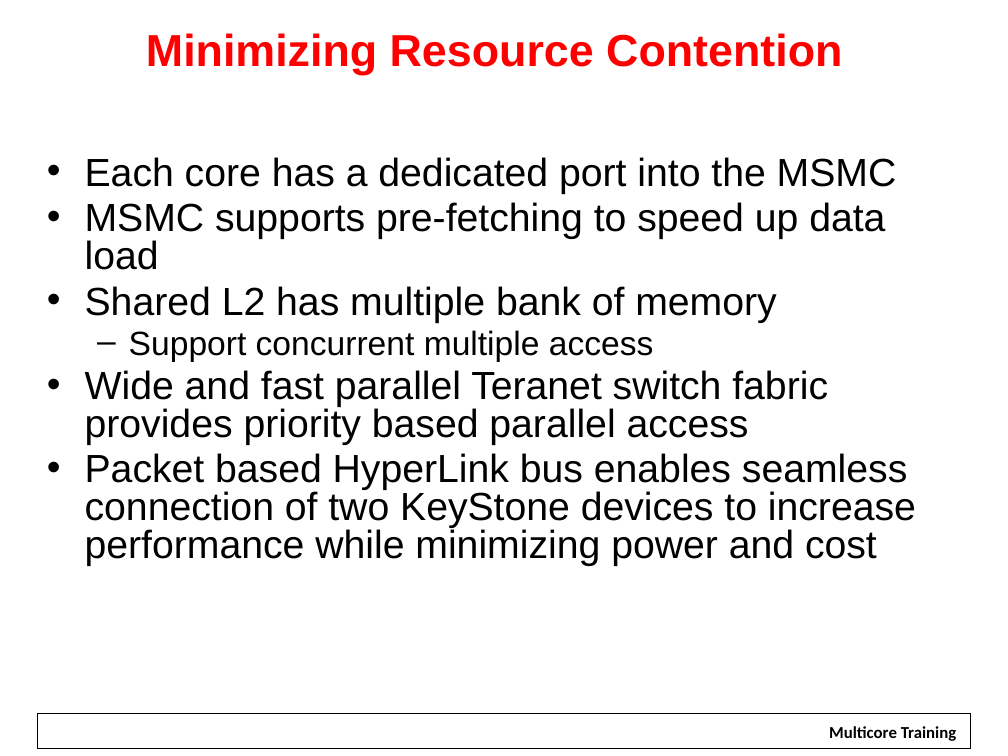
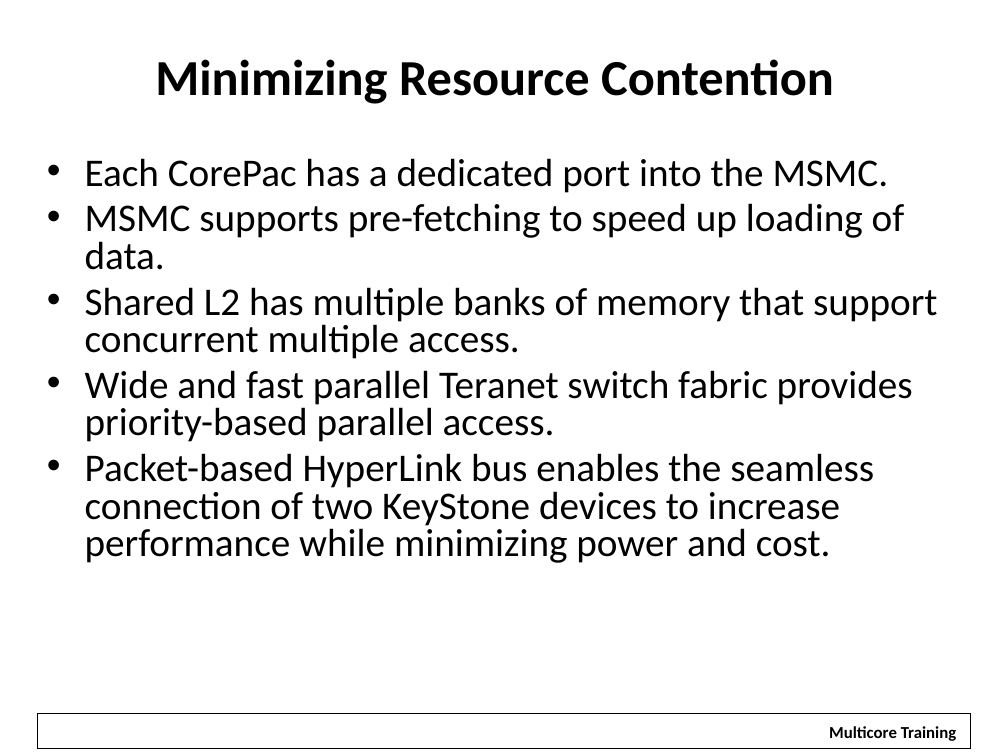
Before and after one commit to hari1989/keystone-workshop, a slide deck: slide 17 of slides/KeyStone Multicore Design.pptx. Drawn at 1008x756 pixels with LibreOffice and Linux fonts; fonts in the diff are those of the drawing; background and template pictures are left out. Boxes give left, top, right and bottom in pixels: in the first picture for what was removed or moved away, otherwise in the second. Text is boxed around its words. In the diff, an @@ line names an element or a change of style, - is before the commit and + after.

```diff
--- a/slides/KeyStone Multicore Design.pptx
+++ b/slides/KeyStone Multicore Design.pptx
@@ title "Minimizing Resource Contention" at [155, 59, 834, 104]: size 32 to 36 pt, font Arial to Calibri, text colour #FF0000 to #000000 @@
@@ text at [85, 158, 937, 563]: text changed; font Arial to Calibri @@
-• Each core has a dedicated port into the MSMC
-• MSMC supports pre-fetching to speed up data load
-• Shared L2 has multiple bank of memory
-  – Support concurrent multiple access
-• Wide and fast parallel Teranet switch fabric provides priority based parallel access
-• Packet based HyperLink bus enables seamless connection of two KeyStone devices to increase performance while minimizing power and cost
+• Each CorePac has a dedicated port into the MSMC.
+• MSMC supports pre-fetching to speed up loading of data.
+• Shared L2 has multiple banks of memory that support concurrent multiple access.
+• Wide and fast parallel Teranet switch fabric provides priority-based parallel access.
+• Packet-based HyperLink bus enables the seamless connection of two KeyStone devices to increase performance while minimizing power and cost.
```
Also in this commit, not shown: 50 other slides changed, 2 other files.
